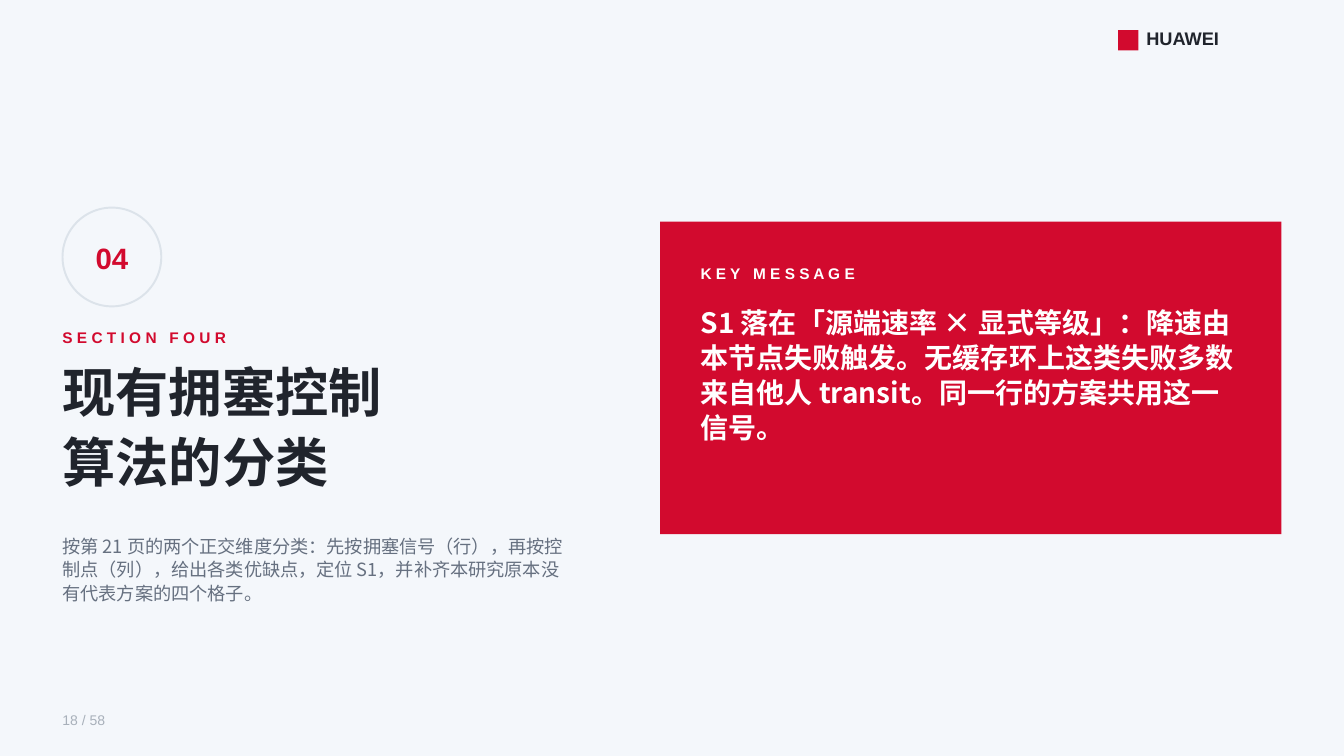
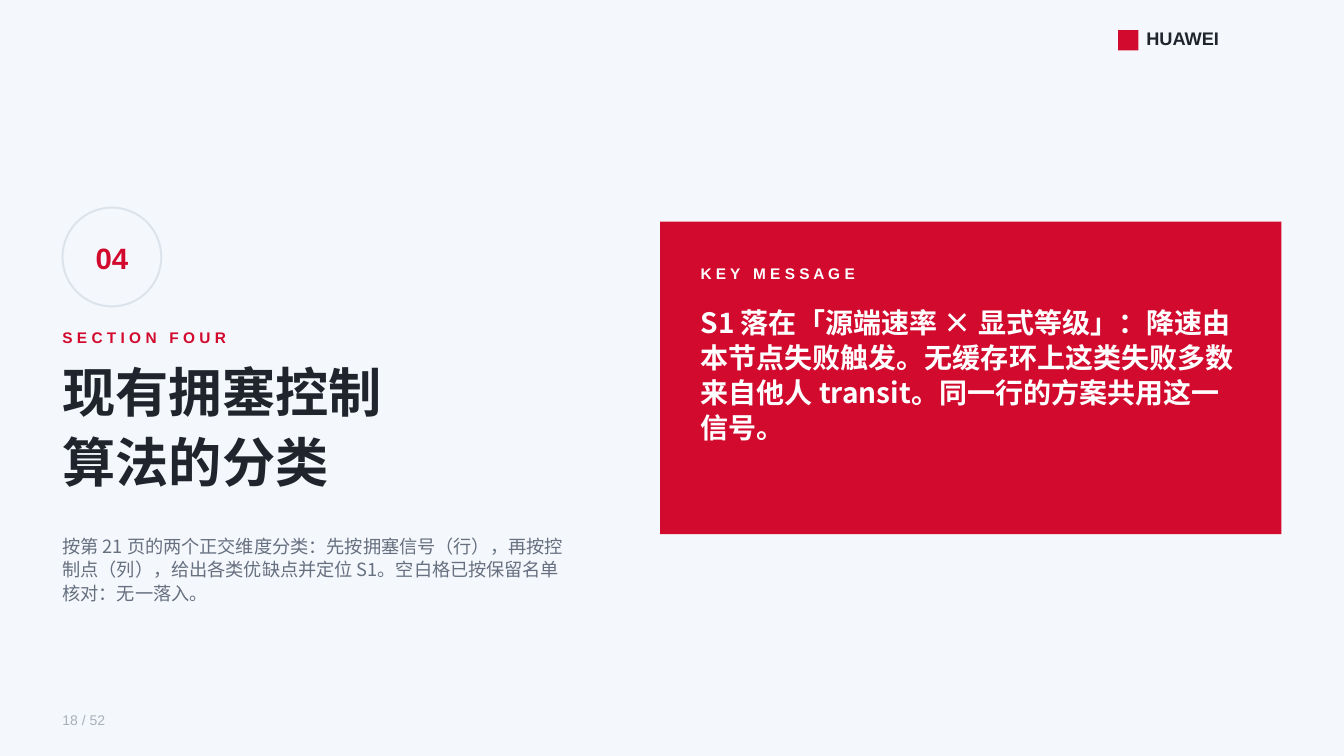
Before and after one commit to lukebest/booksim2, a slide deck: slide 18 of ppt/ring2-write-fairness.pptx. Drawn at 1344x756 pixels with LibreOffice and Linux fonts; fonts in the diff are those of the drawing. Boxes give left, top, right and bottom in pixels: in the first picture for what was removed or moved away, otherwise in the second. Text is boxed around its words. In the diff, an @@ line names an element or a change of style, - is before the commit and + after.

```diff
--- a/ppt/ring2-write-fairness.pptx
+++ b/ppt/ring2-write-fairness.pptx
@@ text at <box>62,537,563,602</box>: text changed @@
-按第 21 页的两个正交维度分类：先按拥塞信号（行），再按控制点（列），给出各类优缺点，定位 S1，并补齐本研究原本没有代表方案的四个格子。
+按第 21 页的两个正交维度分类：先按拥塞信号（行），再按控制点（列），给出各类优缺点并定位 S1。空白格已按保留名单核对：无一落入。
@@ text at <box>62,715,106,725</box>: text changed @@
-18 / 58
+18 / 52
```
Also in this commit, not shown: 49 other slides changed, 1 slide added, 7 slides removed, 5 other files.
